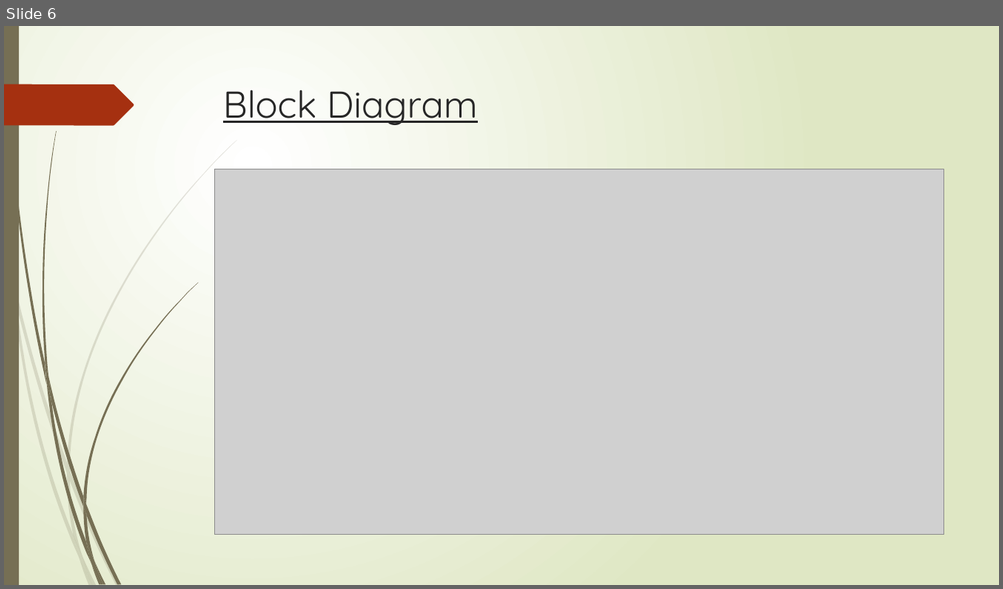
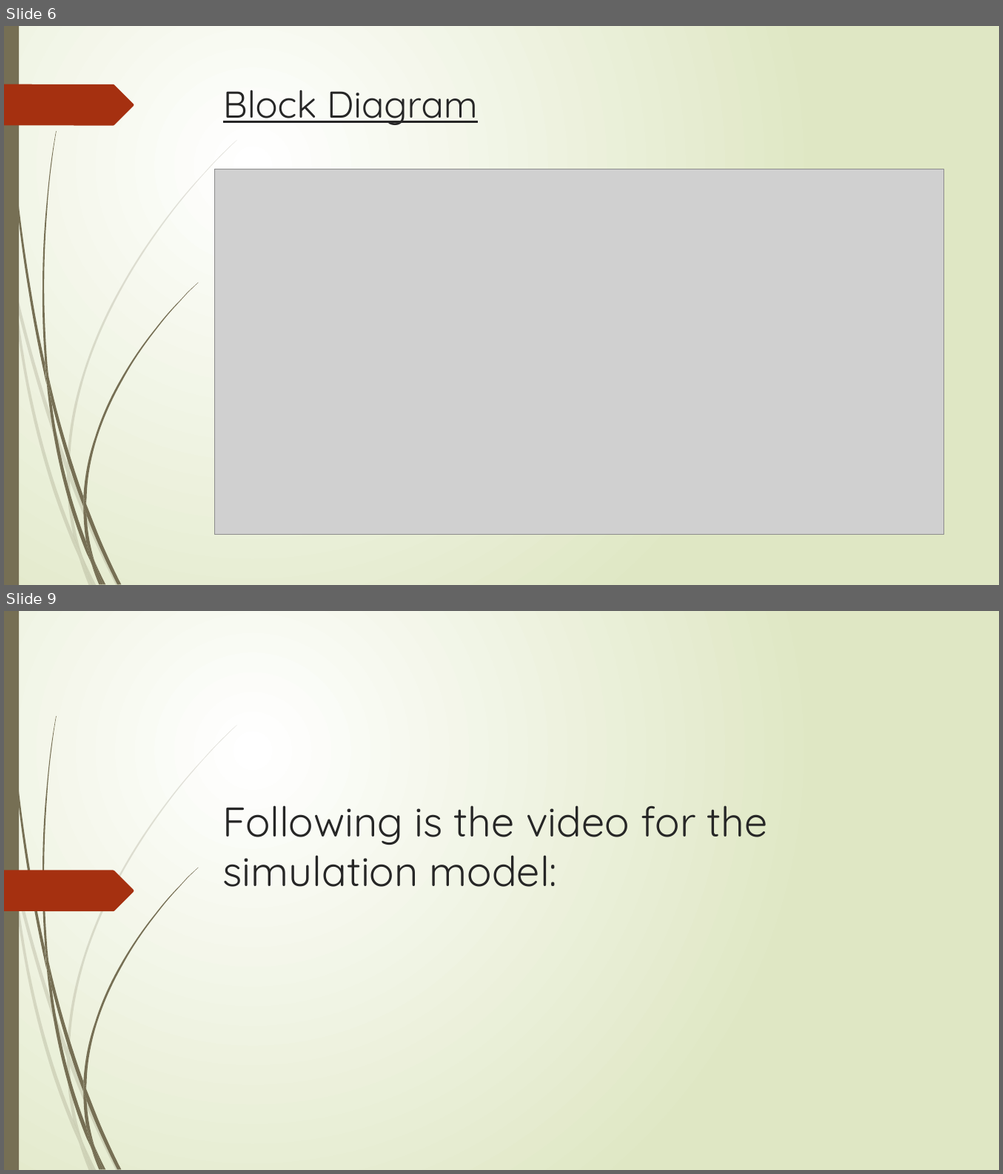
Before and after one commit to VirajSonaje/RobovacSimulation, a slide deck: Presentation on CSE561 Project.pptx. Shown one above the other, each under a label of ours: slide 6 before the commit, slides 6 and 9 after it; the slides between them are not shown. The pictures are 1003x589 and 1003x1174 pixels, drawn with LibreOffice and Linux fonts; fonts in the diff are those of the drawing; grey boxes stand for pictures. Boxes give left, top, right and bottom in pixels: in the first picture for what was removed or moved away, otherwise in the second. Text is boxed around its words. In the diff, an @@ line names an element or a change of style, - is before the commit and + after.

```diff
--- a/Presentation on CSE561 Project.pptx
+++ b/Presentation on CSE561 Project.pptx
@@ slide 9 added at [4, 611, 999, 1170], background gradient #FFFFFF to #DFE8C4; not listed: 23 template elements that a slide beside it also shows @@
@@ title added at [222, 806, 768, 887], 40 pt, text #262626 @@
+Following is the video for the simulation model:
@@ freeform shape added at [4, 871, 134, 911], fill #A53010 @@
```
Also in this commit, not shown: 2 slides changed, 2 other slides added.
